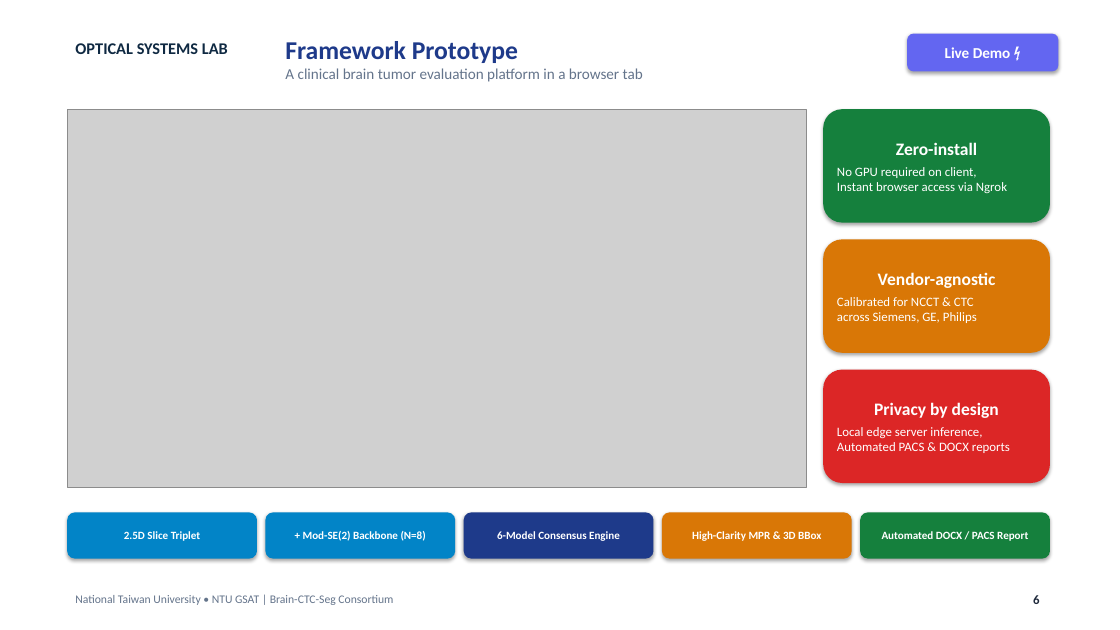
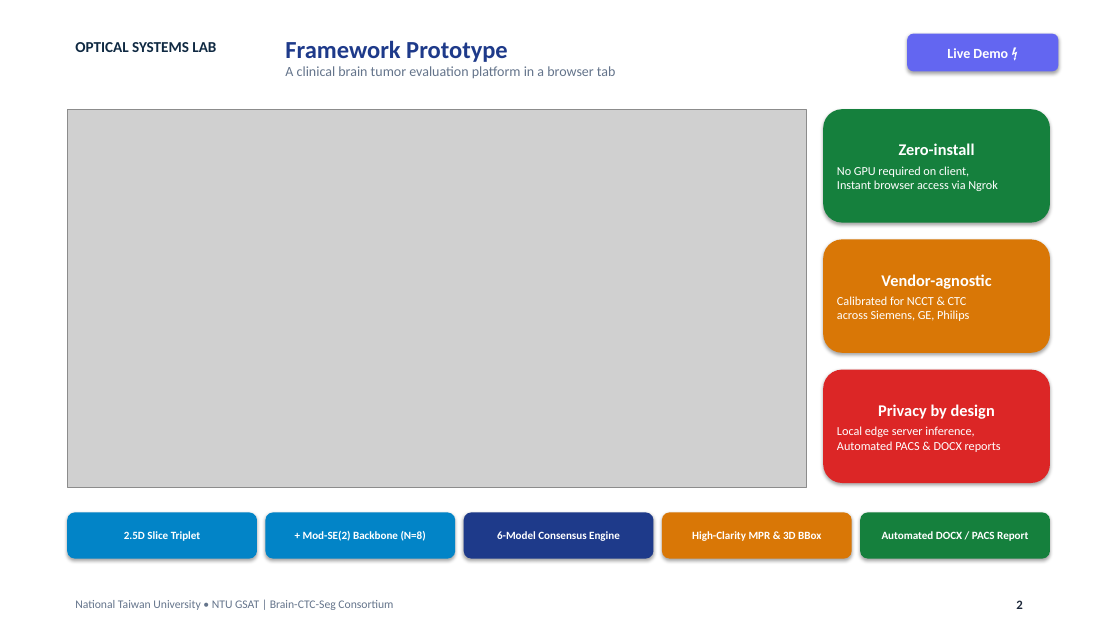
Before and after one commit to MuhammadAliffandy/brain-ctc-seg, a slide deck: slide 2 of Brain_CT_Seg_Client_Presentation.pptx. Drawn at 1120x630 pixels with LibreOffice and Linux fonts; fonts in the diff are those of the drawing; grey boxes stand for pictures. Boxes give left, top, right and bottom in pixels: in the first picture for what was removed or moved away, otherwise in the second. Text is boxed around its words. In the diff, an @@ line names an element or a change of style, - is before the commit and + after.

```diff
--- a/Brain_CT_Seg_Client_Presentation.pptx
+++ b/Brain_CT_Seg_Client_Presentation.pptx
@@ text "Framework Prototype" at box(285, 40, 616, 78): size 22 to 21 pt in "Framework Prototype"; size 13 to 12 pt in "A clinical brain tumor evaluation platform in ..." @@
@@ text "OPTICAL SYSTEMS LAB" at box(75, 42, 216, 52): size 14 to 13 pt @@
@@ rounded rectangle "Live Demo ⚡" at box(907, 34, 1059, 71): size 13 to 12 pt @@
@@ rounded rectangle "Zero-install" at box(823, 109, 1050, 223): size 15 to 14 pt in "Zero-install"; size 11 to 10.5 pt in "No GPU required on client, Instant browser ..."; less space between paragraphs @@
@@ rounded rectangle "Vendor-agnostic" at box(823, 239, 1050, 353): size 15 to 14 pt in "Vendor-agnostic"; size 11 to 10.5 pt in "Calibrated for NCCT & CTC across Siemens, ..."; less space between paragraphs @@
@@ rounded rectangle "Privacy by design" at box(823, 370, 1050, 483): size 15 to 14 pt in "Privacy by design"; size 11 to 10.5 pt in "Local edge server inference, Automated PACS & ..."; less space between paragraphs @@
@@ text "National Taiwan University • NTU ...": place and size @@
-text "National Taiwan University • NTU ..." at box(75, 595, 393, 605)
+text "National Taiwan University • NTU ..." at box(75, 600, 393, 610)
@@ text at box(1016, 600, 1022, 609): text changed @@
-6
+2
```
Also in this commit, not shown: 3 other slides changed, 1 slide removed, 16 other files.
